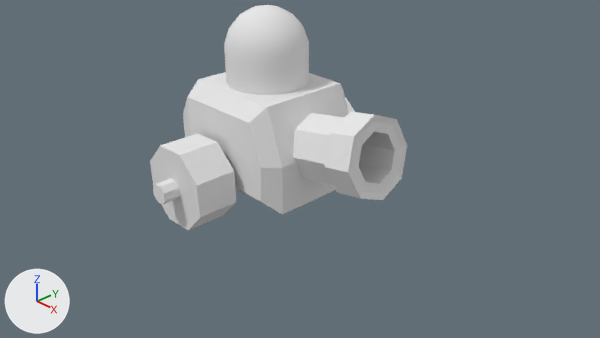
The Blender file GlobalGameJam2017/Assets/Models/Ennemies/Minion/Minion.blend, before and after one commit.
Rendered twice from the file's camera 'Camera'. The lights are fixed; the arrows at lower left show +X, +Y and +Z.

In view in the first picture: 'CommandPod', 'Minion', 'WheelR'.
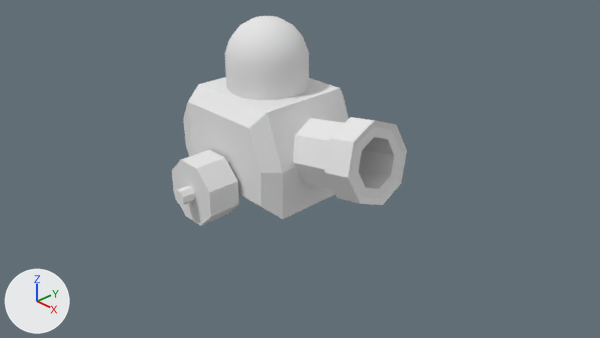
Where the newer file only moved an object's origin or applied its transform, the numbers keep the older frame.

The change, as a list of edits to the scene's bpy script:
```text
Change me_sphere:
    where me_sphere.from_pydata(...)  # 106 vertices, 106 faces; spans x -0.98..0.98, y -0.96..0.98, z -1.4..1.0
    used by ob_commandpod; parent = ob_minion; location = (-0.177, 0.0, 2.454); scale = (0.671, 0.671, 0.671)
    me_sphere part 1: the whole mesh is moved by (0.0, 0.0, -0.12)
Change me_wheelr:
    where me_wheelr.from_pydata(...)  # 100 vertices, 112 faces; spans x -1.0..1.0, y -1.0..1.0, z -0.9..5.07
    used by ob_wheelr; parent = ob_minion; location = (-0.321, -1.464, 0.583); rotation_euler = (4.712, 0.351, 0.0), in degrees (270, 20, 0); scale = (0.691, 0.691, 0.691)
    me_wheelr part 2: the loose piece of 50 vertices spanning x -1.0..1.0, y -1.0..1.0, z -0.9..0.74 is multiplied about its middle by the matrix ((-0.501, 0.209, 0.0), (0.0, 0.0, 0.543), (0.209, 0.501, 0.0)), then moved by (0.0, -1.41, 0.08)
    me_wheelr part 3: the loose piece of 50 vertices spanning x -1.0..1.0, y -1.0..1.0, z 3.43..5.07 is multiplied about its middle by the matrix ((-0.501, 0.209, 0.0), (0.0, 0.0, 0.543), (0.209, 0.501, 0.0)), then moved by (0.0, 1.36, -4.25)
Change ob_minion:
    ob_minion.location: (0.0, 0.0, 0.29) -> (0.0, 0.0, 0.21)
Change ob_wheelr:
    ob_wheelr.rotation_euler: (4.712, 0.351, 0.0) -> (0.0, 0.0, 0.0)  # degrees (270, 20, 0) -> degrees (0, 0, 0)
    ob_wheelr.scale: (0.691, 0.691, 0.691) -> (1.0, 1.0, 1.0)
    ob_wheelr.location: (-0.321, -1.464, 0.583) -> (-0.194, 0.034, 0.56)
```

Location of each change, [x1, y1, x2, y2] in pixels of the pictures (600 x 338 px; the box of a moved part takes in the faces that stretch with it):
'Minion', moved: before [183, 72, 407, 215]; after [183, 77, 407, 219]
'CommandPod', mesh moved, reshaped (7% shorter): before [224, 5, 309, 95]; after [225, 16, 309, 100]
'WheelR', reshaped, moved, turned, rescaled: before [150, 97, 355, 230]; after [172, 150, 239, 226]
part 2 of me_wheelr, moved or reshaped: before [150, 133, 237, 230]; after [172, 150, 239, 226]
part 3 of me_wheelr, moved or reshaped (not visible afterwards): before [345, 97, 355, 113]
